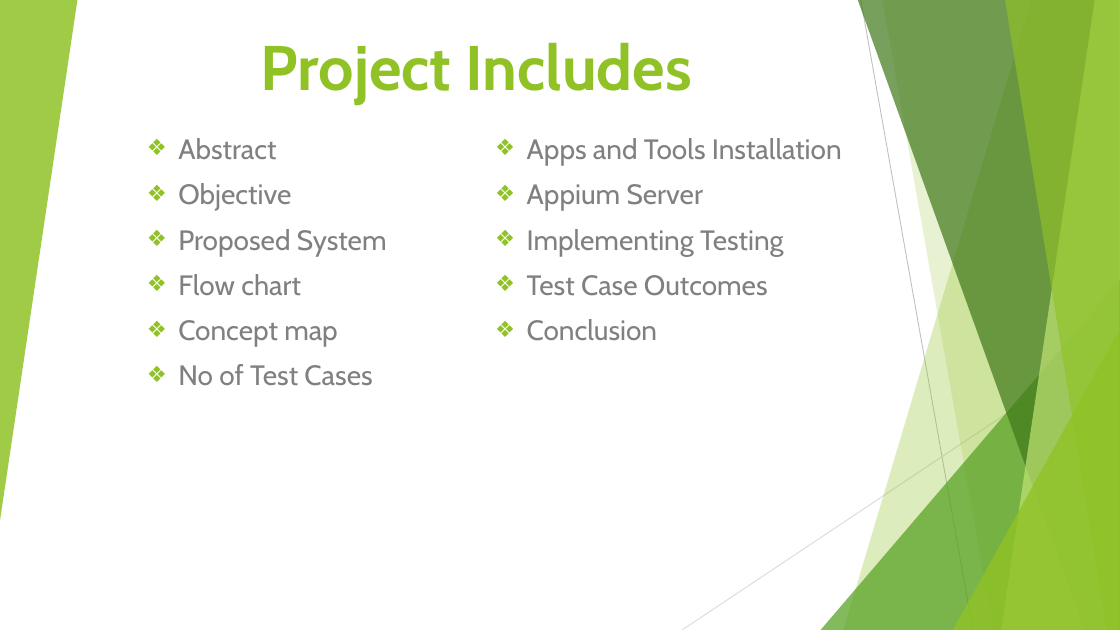
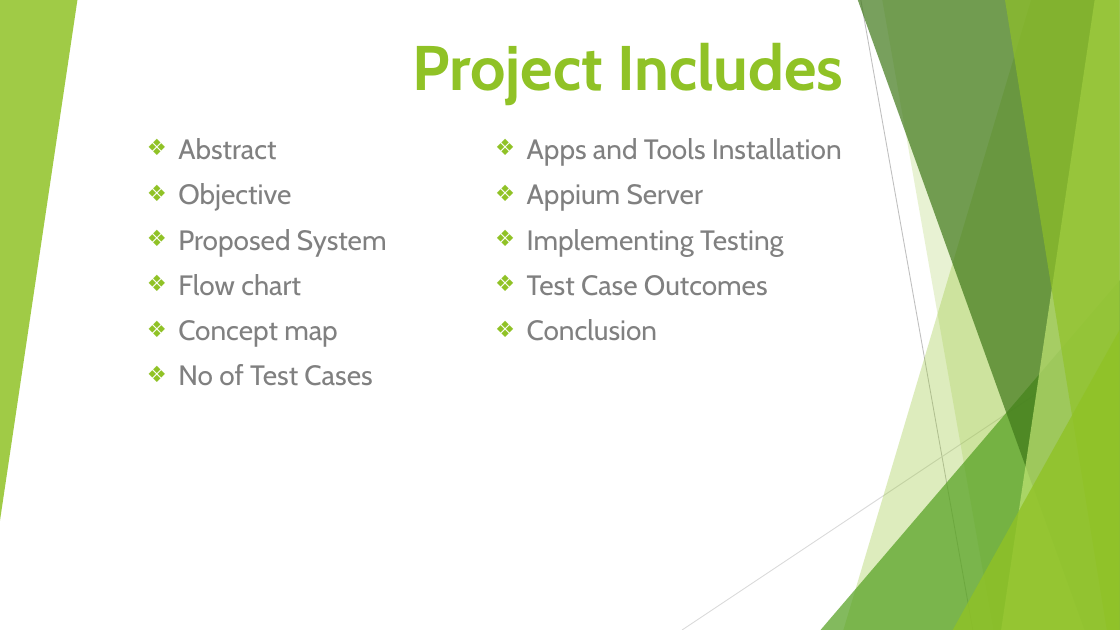
Before and after one commit to sekhar-326/Software-Testing-CSA3731, a slide deck: slide 2 of BUDGET MANAGING FOR.pptx. Drawn at 1120x630 pixels with LibreOffice and Linux fonts; fonts in the diff are those of the drawing. Boxes give left, top, right and bottom in pixels: in the first picture for what was removed or moved away, otherwise in the second. Text is boxed around its words. In the diff, an @@ line names an element or a change of style, - is before the commit and + after.

```diff
--- a/BUDGET MANAGING FOR.pptx
+++ b/BUDGET MANAGING FOR.pptx
@@ title "Project Includes" moved from (x1=261, y1=42, x2=692, y2=104) to (x1=412, y1=42, x2=843, y2=104) @@
```
Also in this commit, not shown: 2 other slides changed.
